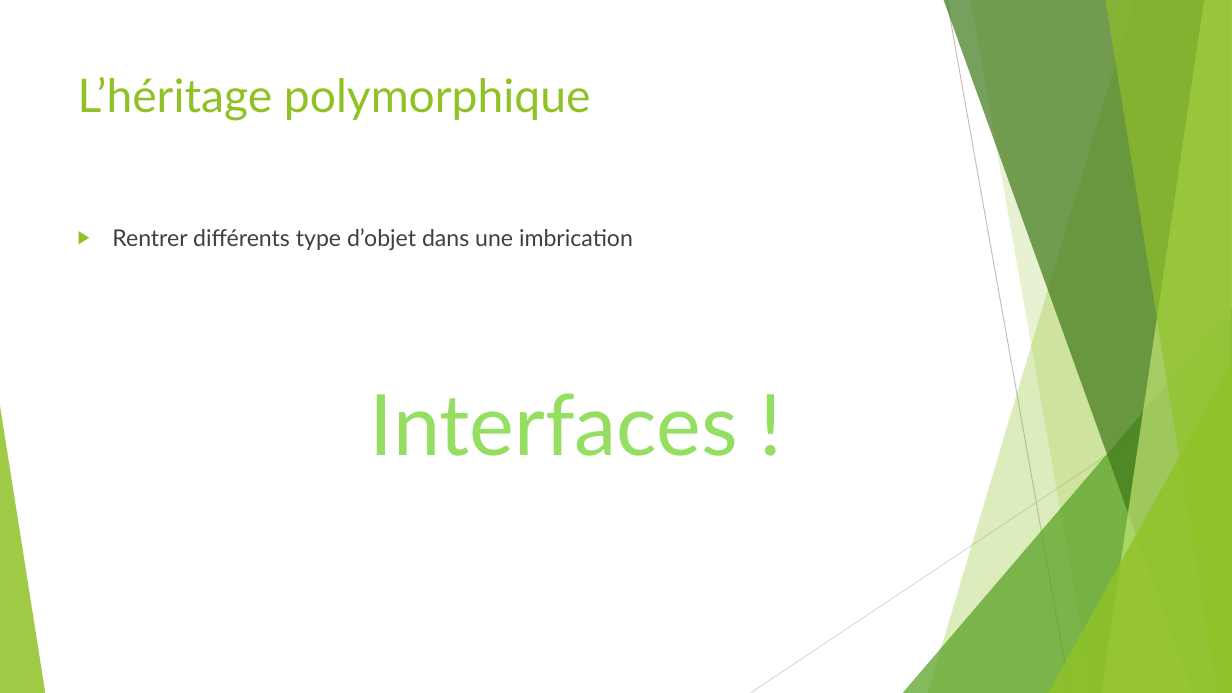
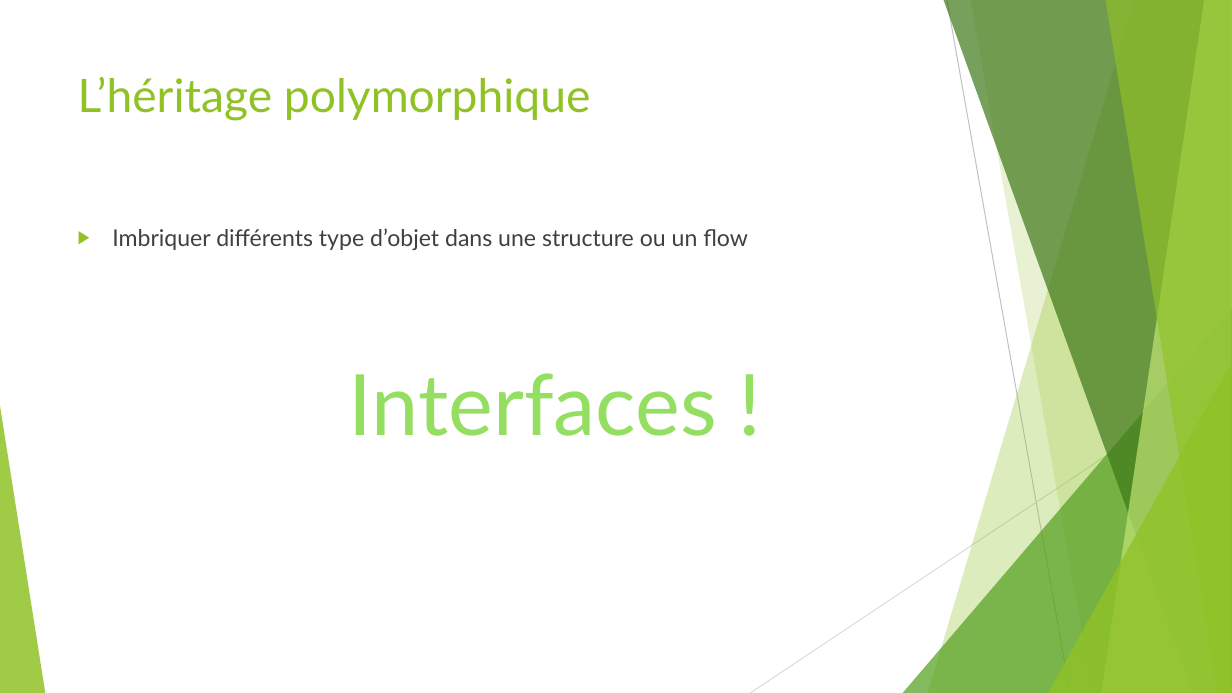
Before and after one commit to worming004/OOPAndGo, a slide deck: slide 14 of PPT/OOPAndGo.pptx. Drawn at 1232x693 pixels with LibreOffice and Linux fonts; fonts in the diff are those of the drawing. Boxes give left, top, right and bottom in pixels: in the first picture for what was removed or moved away, otherwise in the second. Text is boxed around its words. In the diff, an @@ line names an element or a change of style, - is before the commit and + after.

```diff
--- a/PPT/OOPAndGo.pptx
+++ b/PPT/OOPAndGo.pptx
@@ text at (x1=112, y1=228, x2=748, y2=250): text changed @@
-▶ Rentrer différents type d’objet dans une imbrication
+▶ Imbriquer différents type d’objet dans une structure ou un flow
@@ text "Interfaces !" moved from (x1=370, y1=393, x2=738, y2=456) to (x1=349, y1=373, x2=717, y2=436) @@
```
Also in this commit, not shown: 9 other slides changed, 1 slide added, 1 slide removed, 1 other file.
